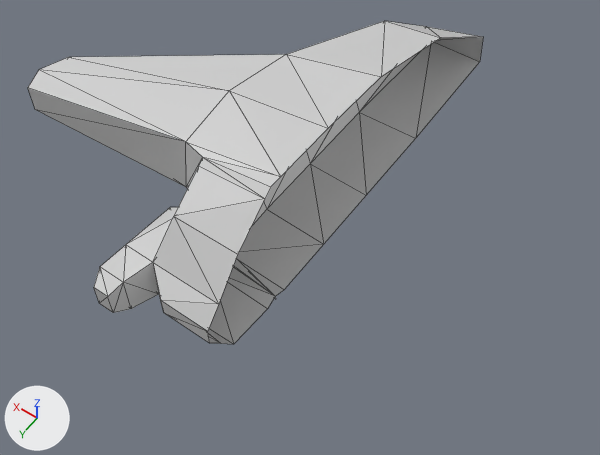
What one commit did to the COLLADA model spaceship.dae.
Rendered twice from a camera (50 mm lens) standing at (-3.33, 7.11, 7.17) and looking at (0.19, 2.18, -0.57). Arrows for +X, +Y and +Z are at lower left; the lights stay in place. Mesh edges are drawn as thin lines. Vertices at the same position are counted once.
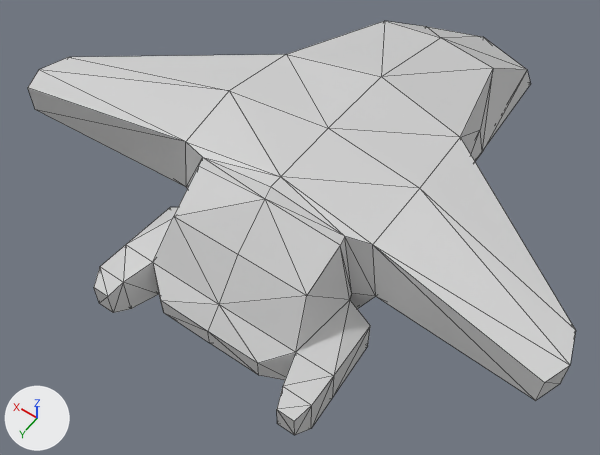
Boxes (x1, y1, x2, y2) around the edits, measured in the pictures (600 x 455 px):
'Cube', reshaped (20% wider, 28% taller): before (28, 21, 483, 344); after (28, 21, 576, 435)
part 1 of me_cube, added: after (208, 37, 576, 435)

Patch to the scene script:
```diff
--- a/spaceship.dae.py
+++ b/spaceship.dae.py
@@ me_cube @@
 # used by ob_cube; location = (0.0, 0.0, 0.0)
-me_cube.from_pydata(...)  # 70 vertices, 117 faces; spans x 0.0..3.2, y -2.07..4.37, z -1.0..1.0
+me_cube.from_pydata(...)  # 119 vertices, 234 faces; spans x -3.2..3.2, y -2.07..4.37, z -1.0..1.0
+# me_cube part 1
+# 49 vertices are added at x -3.2..-0.64, y -2.07..4.37, z -0.95..0.99
+# 117 new faces join them
 me_cube.materials.append(mat_material)
```
